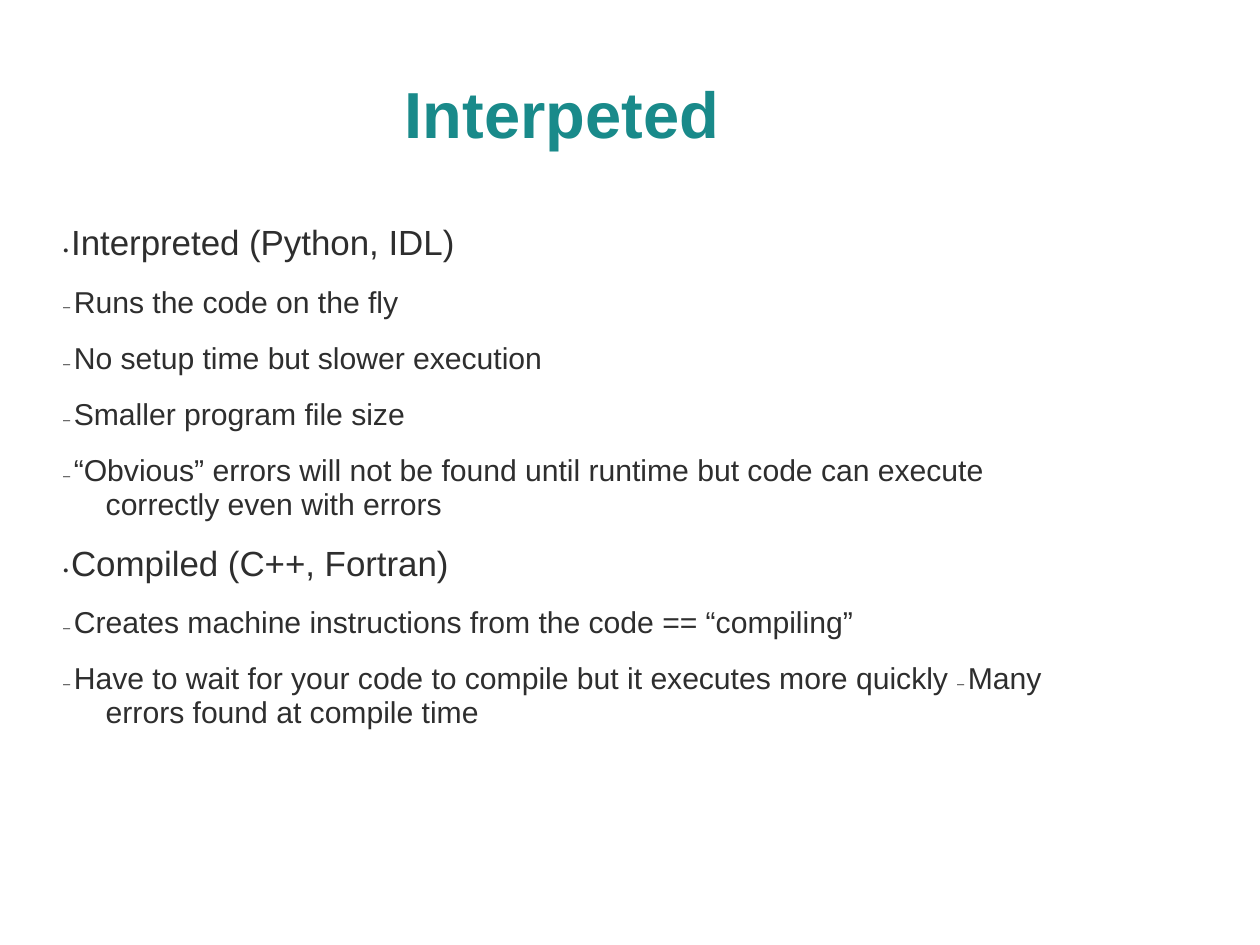
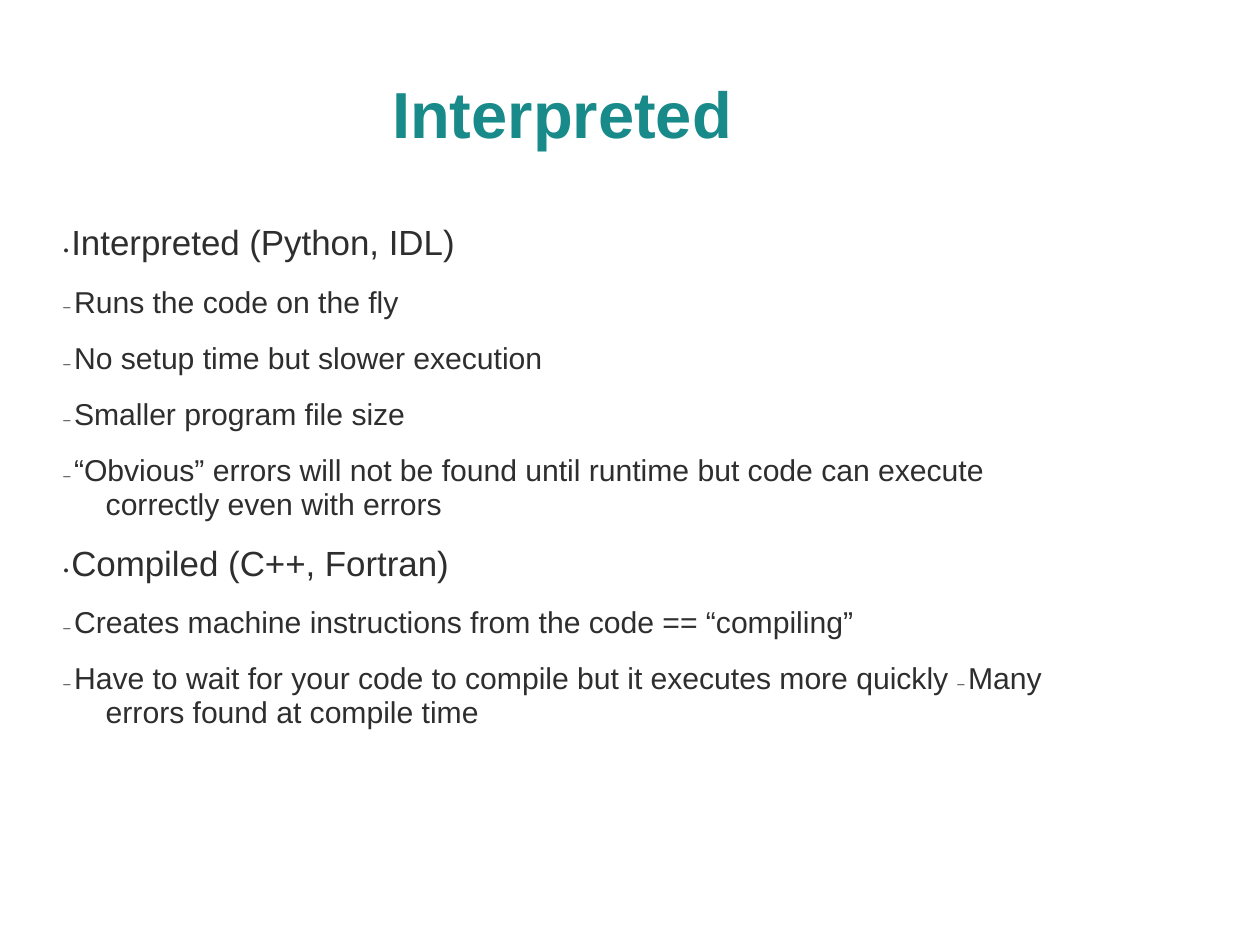
Before and after one commit to AstroJuniorResearcherMeetings/RSG_2014, a slide deck: slide 4 of Programming/python/About Python.ppt. Drawn at 1260x945 pixels with LibreOffice and Linux fonts; fonts in the diff are those of the drawing; background and template pictures are left out. Boxes give left, top, right and bottom in pixels: in the first picture for what was removed or moved away, otherwise in the second. Text is boxed around its words. In the diff, an @@ line names an element or a change of style, - is before the commit and + after.

```diff
--- a/Programming/python/About Python.ppt
+++ b/Programming/python/About Python.ppt
@@ title at box(392, 91, 732, 150): text changed @@
-Interpeted
+Interpreted
```
Also in this commit, not shown: 2 other slides changed, 1 slide added, 8 other files.
